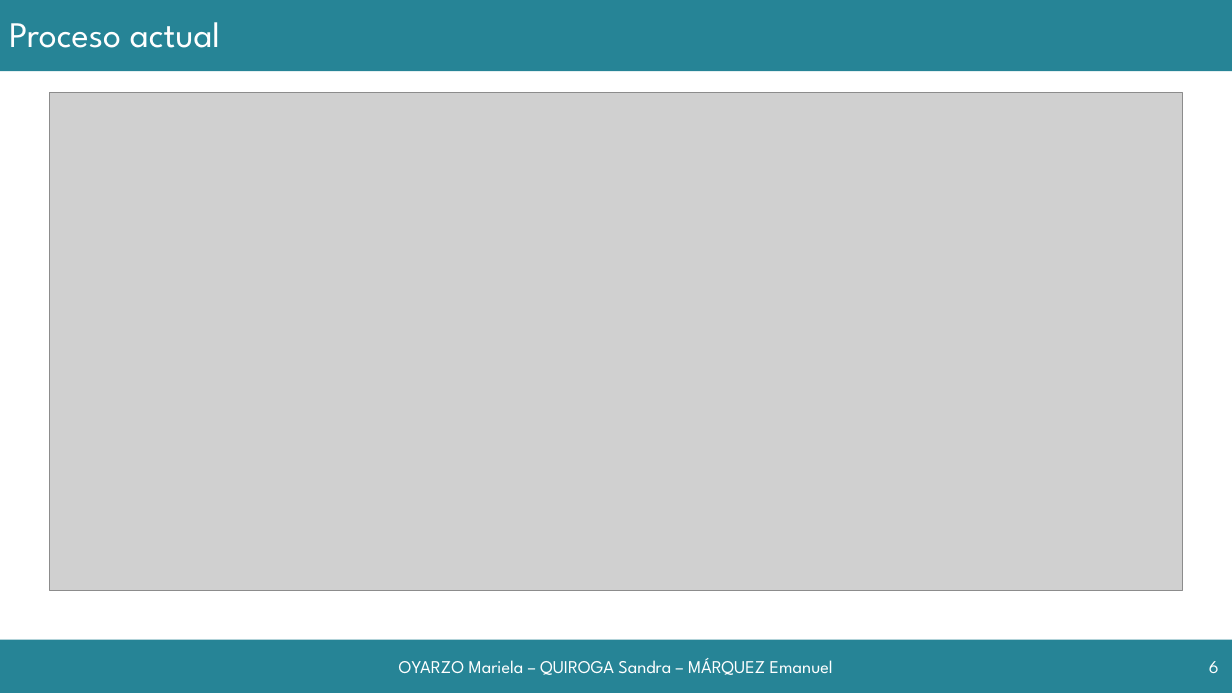
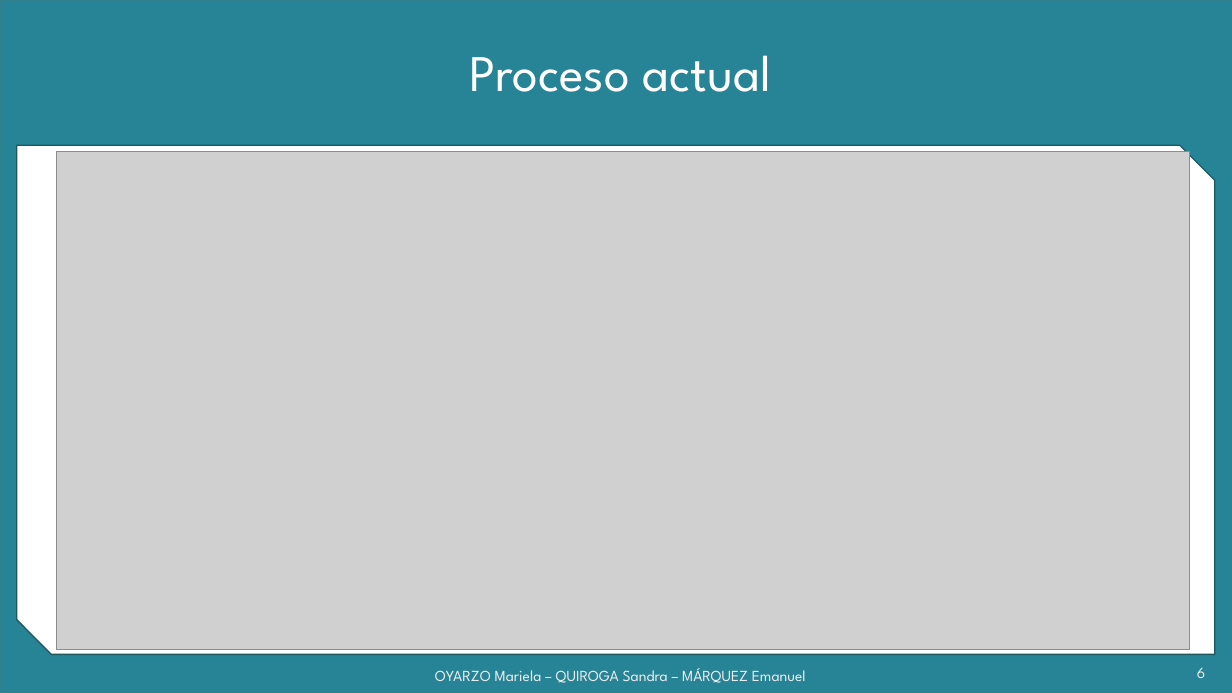
Before and after one commit to grupoyenu/yenu, a slide deck: slide 6 of 08. Presentaciones/Presentación 11.pptx. Drawn at 1232x693 pixels with LibreOffice and Linux fonts; fonts in the diff are those of the drawing; grey boxes stand for pictures; background and template pictures are left out. Boxes give left, top, right and bottom in pixels: in the first picture for what was removed or moved away, otherwise in the second. Text is boxed around its words. In the diff, an @@ line names an element or a change of style, - is before the commit and + after.

```diff
--- a/08. Presentaciones/Presentación 11.pptx
+++ b/08. Presentaciones/Presentación 11.pptx
@@ background #FFFFFF to #F2F2F2 @@
@@ rectangle removed at (x1=0, y1=0, x2=1232, y2=71) @@
@@ rectangle added at (x1=0, y1=0, x2=1232, y2=693), fill #268496, outline #30818C 1 pt @@
@@ title "Proceso actual" moved from (x1=9, y1=22, x2=220, y2=48) to (x1=470, y1=55, x2=771, y2=92) @@
@@ title "Proceso actual" at (x1=470, y1=55, x2=771, y2=92): size 28 to 40 pt; alignment left to centre @@
@@ snip diag rect added at (x1=17, y1=145, x2=1215, y2=654), fill #FFFFFF, outline #20575E 1 pt @@
@@ picture moved from (x1=50, y1=92, x2=1183, y2=591) to (x1=57, y1=152, x2=1190, y2=650) @@
@@ rectangle removed at (x1=0, y1=640, x2=1232, y2=693) @@
@@ text "OYARZO Mariela – QUIROGA Sandra ..." moved from (x1=399, y1=658, x2=833, y2=675) to (x1=435, y1=668, x2=806, y2=683) @@
@@ text "OYARZO Mariela – QUIROGA Sandra ..." at (x1=435, y1=668, x2=806, y2=683): size 14 to 12 pt, text colour #FFFFFF to gradient #9E9E9E to #EDEDED to #FFFFFF @@
@@ page number at (x1=1197, y1=668, x2=1205, y2=678): size 14 to 12 pt, text colour #FFFFFF to gradient #9E9E9E to #EDEDED to #FFFFFF @@
@@ page number moved from (x1=1209, y1=661, x2=1219, y2=673) to (x1=1197, y1=668, x2=1205, y2=678) @@
```
Also in this commit, not shown: 9 other slides changed, 1 slide removed.
